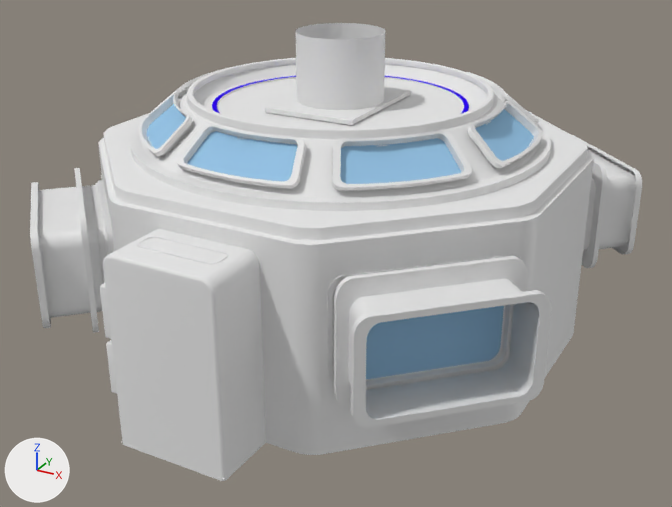
The Blender file Models/ONLYMODULE_Lifestyle.blend: old version first, new version second.
Rendered twice from a camera (50 mm lens) standing at (6.02, -11.07, 6.6) and looking at (0.12, -0.34, 1.24). Arrows for +X, +Y and +Z are at lower left; the lights stay in place.

The first picture shows 'Ceiling_InnerFace', 'Ceiling_Windowed.003', 'Walls_Plain.000', 'Walls_Plain.006', 'Walls_Windows'.
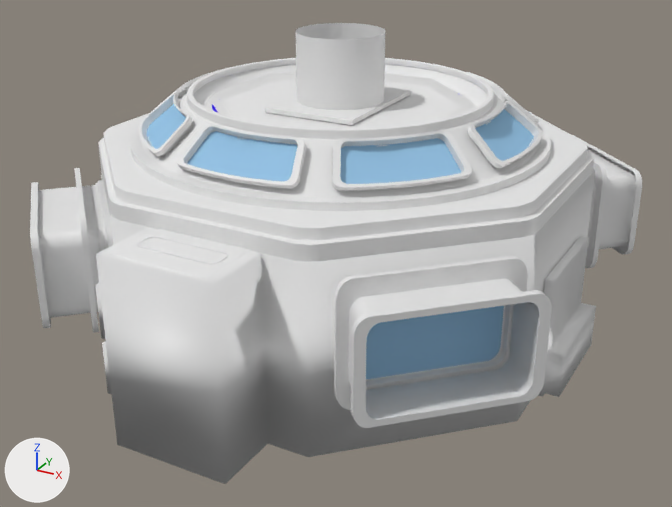
Pixel boxes [x1, y1, x2, y2] of what changed, in the pictures (672 x 507 px):
'Module1_6x6_Coll.001', added
    after: [95, 73, 596, 484]
part 1 of me_cube_002, built on
    before: [520, 159, 594, 415]
    after: [537, 159, 594, 232]
'Walls_Plain.000', unchanged, covered by the edit
    before: [100, 229, 266, 481]
    after: [110, 229, 251, 279]

Diff of the bpy script that builds the scene:
```diff
--- a/Models/ONLYMODULE_Lifestyle.blend.py
+++ b/Models/ONLYMODULE_Lifestyle.blend.py
@@ me_cube_002 @@
 # used by ob_walls_plain_006; location = (0.0, 3.25, 0.56)
-me_cube_002.from_pydata(...)  # 404 vertices, 175 faces; spans x -3.25..3.25, y -6.5..0.0, z -0.56..2.14
+me_cube_002.from_pydata(...)  # 490 vertices, 284 faces; spans x -3.25..3.29, y -6.5..0.0, z -0.56..2.14
+# me_cube_002 part 1
+# 3 faces are deleted
+# 50 vertices are added at x 3.25..3.29, y -4.43..-2.07, z -0.56..0.24
+# 36 new vertices lie (0.04, 0.0, 0.0) away from vertices in x 3.25, y -3.99..-2.51, z -0.38..0.16
+# 112 new faces join them, mat_m_wall_generic (white #e7e7e7)
 me_cube_002.materials.append(mat_m_wall_generic)
@@ me_cylinder_010 @@
+me_cylinder_010.from_pydata(...)  # 299 vertices, 291 faces; spans x -0.86..0.84, y -0.96..0.85, z -0.03..2.74
@@ ob_module1_6x6_coll_001 @@
+ob_module1_6x6_coll_001 = bpy.data.objects.new('Module1_6x6_Coll.001', me_cylinder_010)
+ob_module1_6x6_coll_001.location = (0.0, 0.0, 0.0)
+ob_module1_6x6_coll_001.scale = (4.32, 4.32, 1.25)
```
